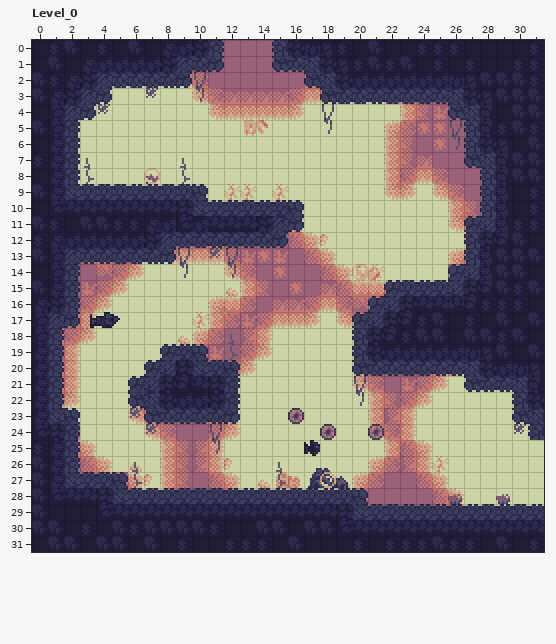
One commit to this LDtk project: res/world.ldtk. That is the earlier state.
Cells are 8x8 px. Shown: Level_0 x 0..31, y 0..31. The commit also changed other parts of the map, which this record leaves out.
Once edited:
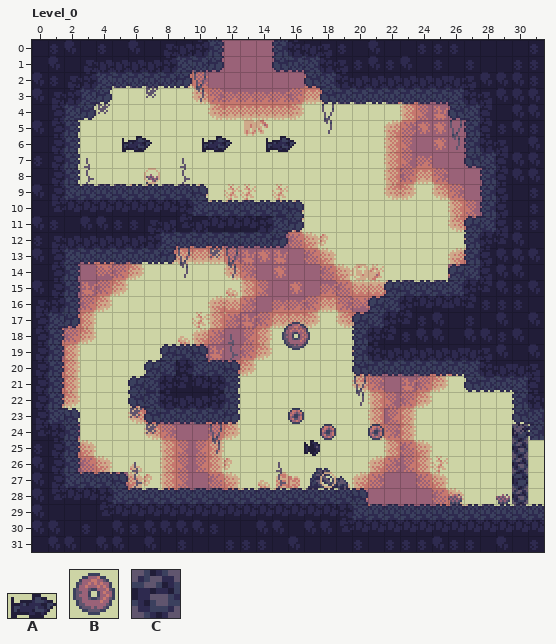
Key: from "Entities": A 40, B 120; from "Locks": C 1.
_ is an empty cell.
Objects are placed by their top-left corner, in cells (3,4 is the top-left corner of cell 3,4); size is 1x1 cell unless given.
The commit says: checkpoint flare, and mega doughnuts
Diff:
Changed rows in their new state; . is an unchanged cell.
Layer "Locks":
first column x 30:
24 C
25 C
26 C
27 C
28 C
Layer "Entities":
added: B "ENTITY_PRESET_MEGA_DOUGHNUT" at 15.5,17.5 size 2x2
added: A "ENTITY_PRESET_SHARK" at 5.5,6 size 2x1
added: A "ENTITY_PRESET_SHARK" at 10.5,6 size 2x1
added: A "ENTITY_PRESET_SHARK" at 14.5,6 size 2x1
removed: A "ENTITY_PRESET_SHARK" at 3.5,17 size 2x1
